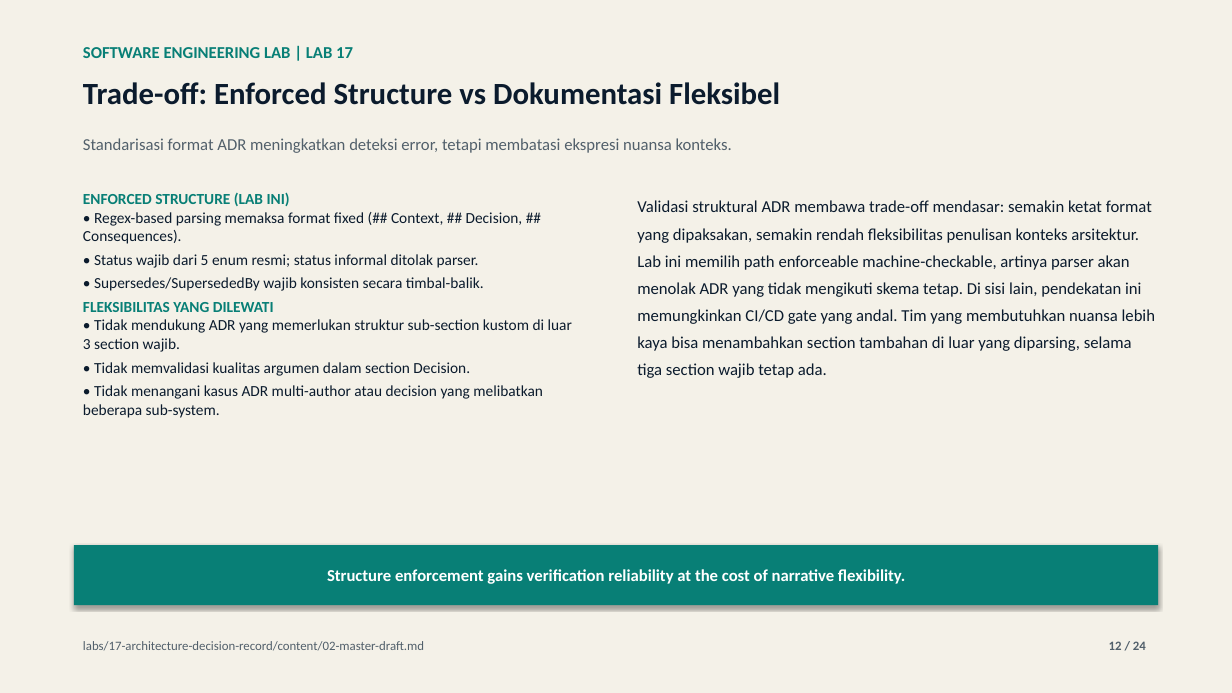
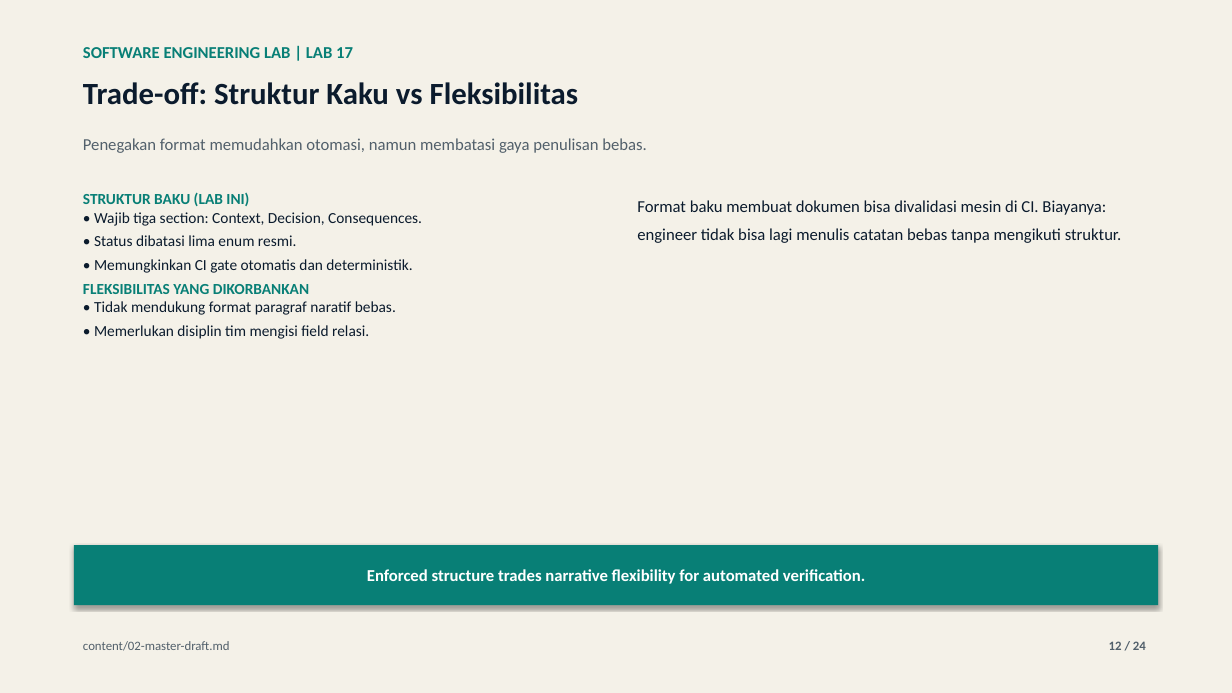
Before and after one commit to lukman-ss/software-engineering-lab, a slide deck: slide 12 of labs/17-architecture-decision-record/result/linkedin/lab-17-architecture-decision-record-carousel.pptx. Drawn at 1232x693 pixels with LibreOffice and Linux fonts; fonts in the diff are those of the drawing. Boxes give left, top, right and bottom in pixels: in the first picture for what was removed or moved away, otherwise in the second. Text is boxed around its words. In the diff, an @@ line names an element or a change of style, - is before the commit and + after.

```diff
--- a/labs/17-architecture-decision-record/result/linkedin/lab-17-architecture-decision-record-carousel.pptx
+++ b/labs/17-architecture-decision-record/result/linkedin/lab-17-architecture-decision-record-carousel.pptx
@@ text at <box>83,82,578,105</box>: text changed @@
-Trade-off: Enforced Structure vs Dokumentasi Fleksibel
+Trade-off: Struktur Kaku vs Fleksibilitas
@@ text at <box>83,138,646,153</box>: text changed @@
-Standarisasi format ADR meningkatkan deteksi error, tetapi membatasi ekspresi nuansa konteks.
+Penegakan format memudahkan otomasi, namun membatasi gaya penulisan bebas.
@@ text at <box>83,192,422,339</box>: text changed @@
-ENFORCED STRUCTURE (LAB INI)
-• Regex-based parsing memaksa format fixed (## Context, ## Decision, ## Consequences).
-• Status wajib dari 5 enum resmi; status informal ditolak parser.
-• Supersedes/SupersededBy wajib konsisten secara timbal-balik.
-FLEKSIBILITAS YANG DILEWATI
-• Tidak mendukung ADR yang memerlukan struktur sub-section kustom di luar 3 section wajib.
-• Tidak memvalidasi kualitas argumen dalam section Decision.
-• Tidak menangani kasus ADR multi-author atau decision yang melibatkan beberapa sub-system.
+STRUKTUR BAKU (LAB INI)
+• Wajib tiga section: Context, Decision, Consequences.
+• Status dibatasi lima enum resmi.
+• Memungkinkan CI gate otomatis dan deterministik.
+FLEKSIBILITAS YANG DIKORBANKAN
+• Tidak mendukung format paragraf naratif bebas.
+• Memerlukan disiplin tim mengisi field relasi.
@@ text at <box>637,200,1122,243</box>: text changed @@
-Validasi struktural ADR membawa trade-off mendasar: semakin ketat format yang dipaksakan, semakin rendah fleksibilitas penulisan konteks arsitektur. Lab ini memilih path enforceable machine-checkable, artinya parser akan menolak ADR yang tidak mengikuti skema tetap. Di sisi lain, pendekatan ini memungkinkan CI/CD gate yang andal. Tim yang membutuhkan nuansa lebih kaya bisa menambahkan section tambahan di luar yang diparsing, selama tiga section wajib tetap ada.
+Format baku membuat dokumen bisa divalidasi mesin di CI. Biayanya: engineer tidak bisa lagi menulis catatan bebas tanpa mengikuti struktur.
@@ text in rectangle at <box>367,569,865,584</box>: text changed @@
-Structure enforcement gains verification reliability at the cost of narrative flexibility.
+Enforced structure trades narrative flexibility for automated verification.
@@ text at <box>83,641,230,651</box>: text changed @@
-labs/17-architecture-decision-record/content/02-master-draft.md
+content/02-master-draft.md
```
Also in this commit, not shown: 21 other slides changed, 5 other files.
